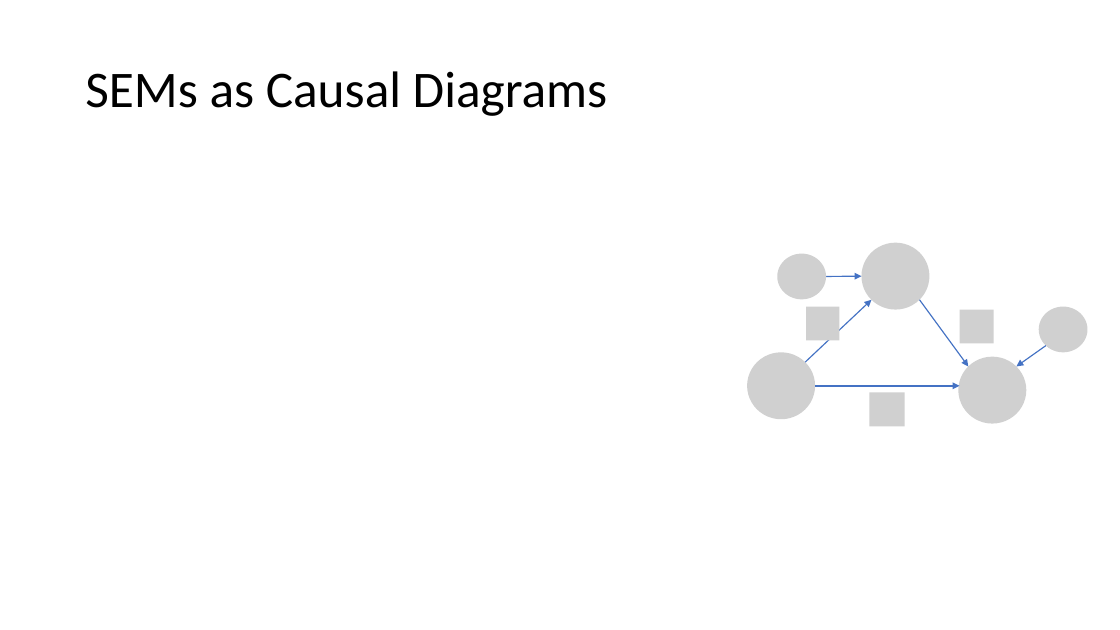
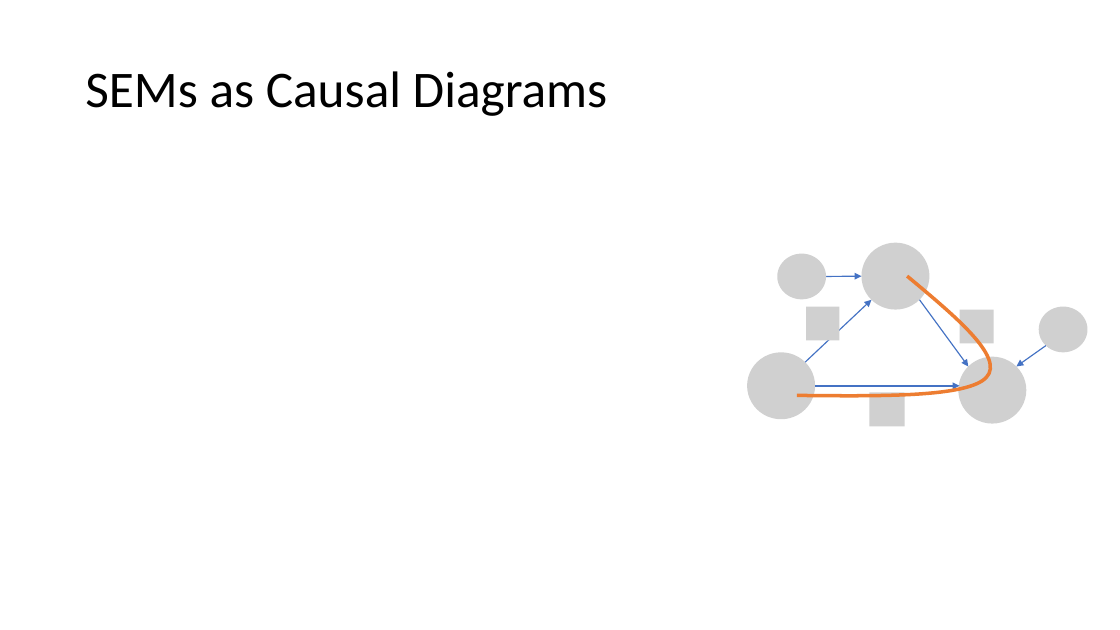
Before and after one commit to stanford-msande228/winter23, a slide deck: slide 22 of MSANDE228_Lecture7_Structural_Equation_Models.pptx (slide 21 before the commit). Drawn at 1120x630 pixels with LibreOffice and Linux fonts; fonts in the diff are those of the drawing; grey boxes stand for pictures. Boxes give left, top, right and bottom in pixels: in the first picture for what was removed or moved away, otherwise in the second. Text is boxed around its words. In the diff, an @@ line names an element or a change of style, - is before the commit and + after.

```diff
--- a/MSANDE228_Lecture7_Structural_Equation_Models.pptx
+++ b/MSANDE228_Lecture7_Structural_Equation_Models.pptx
@@ freeform shape added at bbox=[797, 276, 991, 396], outline #ED7D31 3 pt @@
```
Also in this commit, not shown: 1 other slide changed, 1 slide added, 1 other file.
